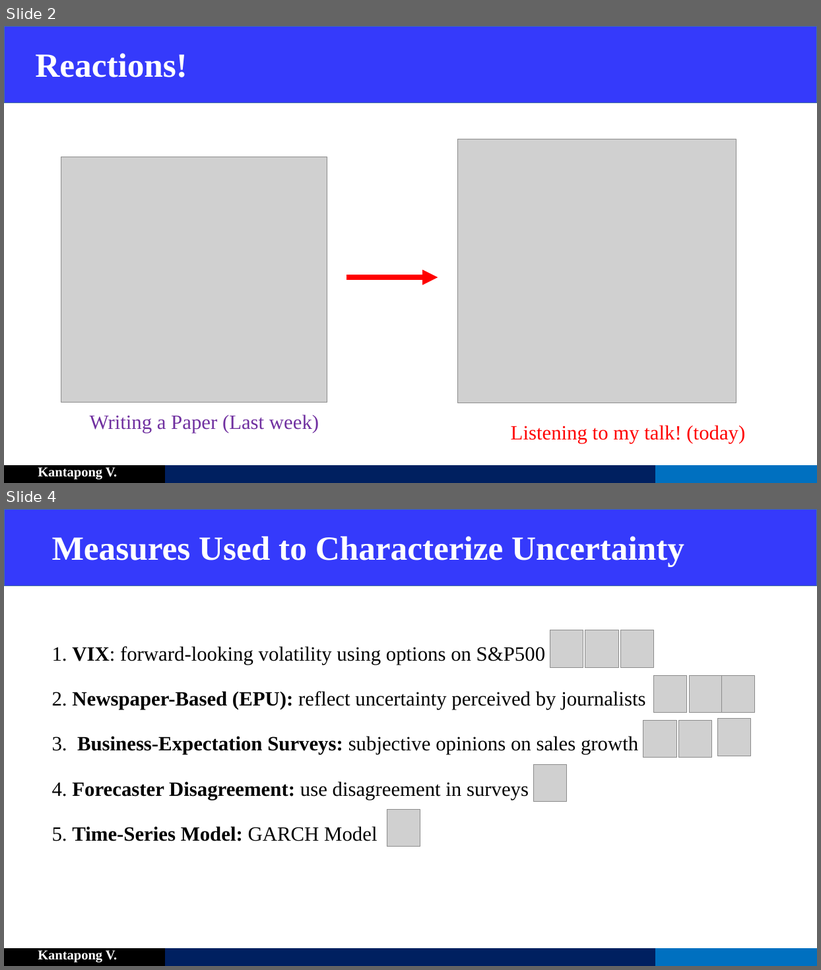
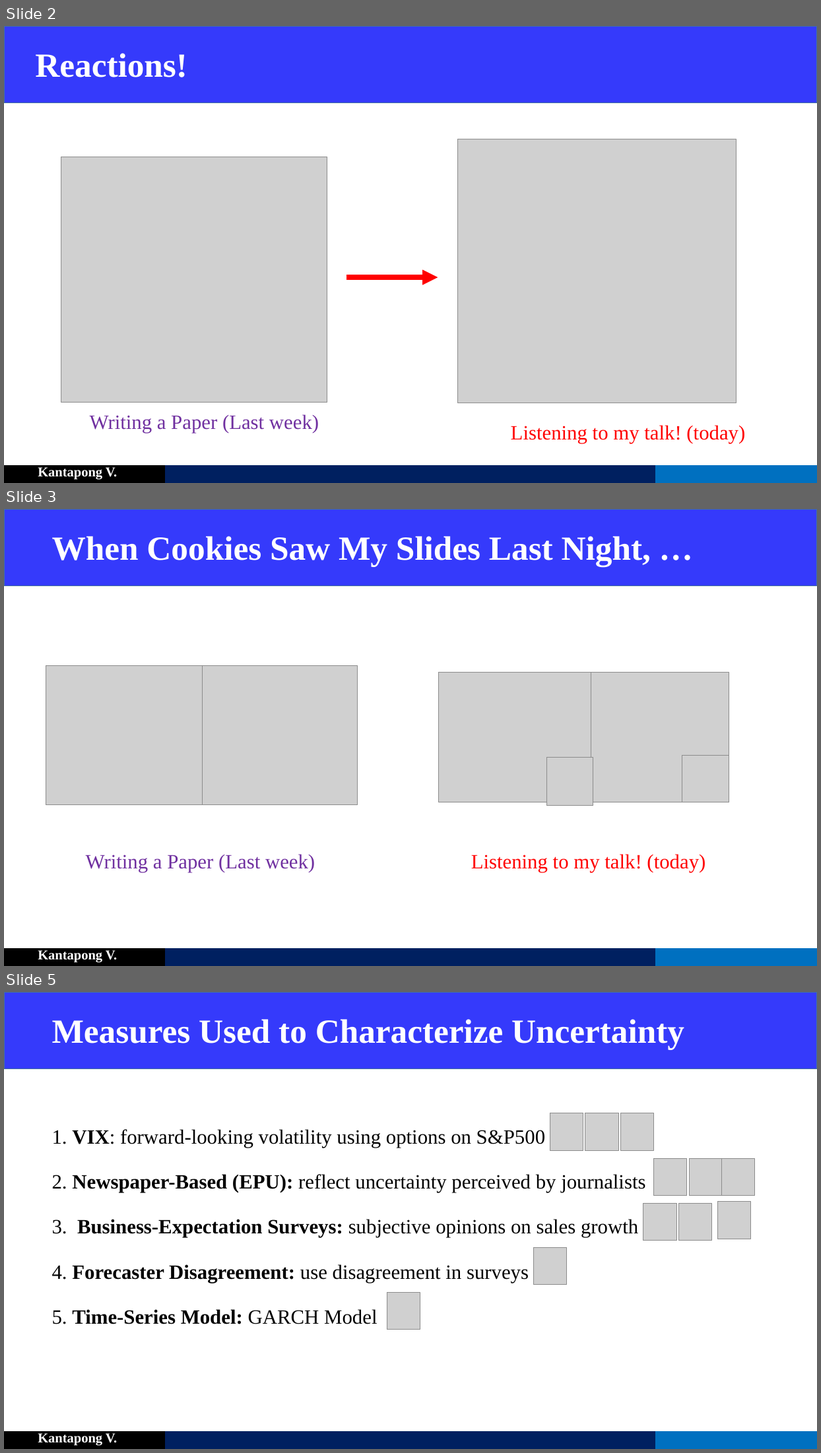
Before and after one commit to GoodDee/EE439_Discussion, a slide deck: EE439 Discussions.pptx. Shown one above the other, each under a label of ours: slides 2 and 4 before the commit, slides 2, 3 and 5 after it; the slides between them are not shown. The pictures are 821x970 and 821x1453 pixels, drawn with LibreOffice and Linux fonts; fonts in the diff are those of the drawing; grey boxes stand for pictures. Boxes give left, top, right and bottom in pixels: in the first picture for what was removed or moved away, otherwise in the second. Text is boxed around its words. In the diff, an @@ line names an element or a change of style, - is before the commit and + after.

```diff
--- a/EE439 Discussions.pptx
+++ b/EE439 Discussions.pptx
@@ slide 3 added at <box>4,509,817,966</box>, background #FFFFFF; not listed: 5 template elements that a slide beside it also shows @@
@@ title added at <box>52,536,651,567</box>, 40 pt, text #FFFFFF, bold @@
+When Cookies Saw My Slides Last Night, …
@@ picture added at <box>46,666,202,805</box> @@
@@ picture added at <box>202,666,358,805</box> @@
@@ picture added at <box>439,673,591,803</box> @@
@@ picture added at <box>589,673,729,803</box> @@
@@ picture added at <box>547,757,593,805</box> @@
@@ picture added at <box>682,755,729,803</box> @@
@@ text added at <box>86,854,315,873</box>, 24 pt, text #7030A0 @@
+Writing a Paper (Last week)
@@ text added at <box>471,854,706,873</box>, 24 pt, text #FF0000 @@
+Listening to my talk! (today)
@@ what was slide 4 is now slide 5 @@
```
Also in this commit, not shown: 1 slide changed, 1 other file.
